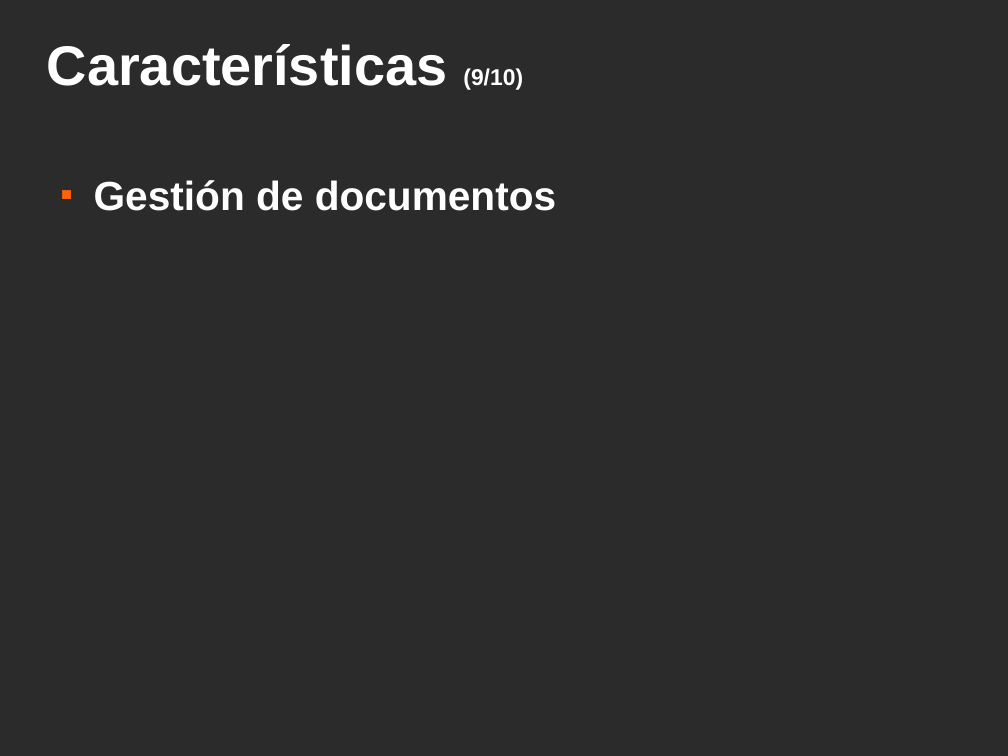
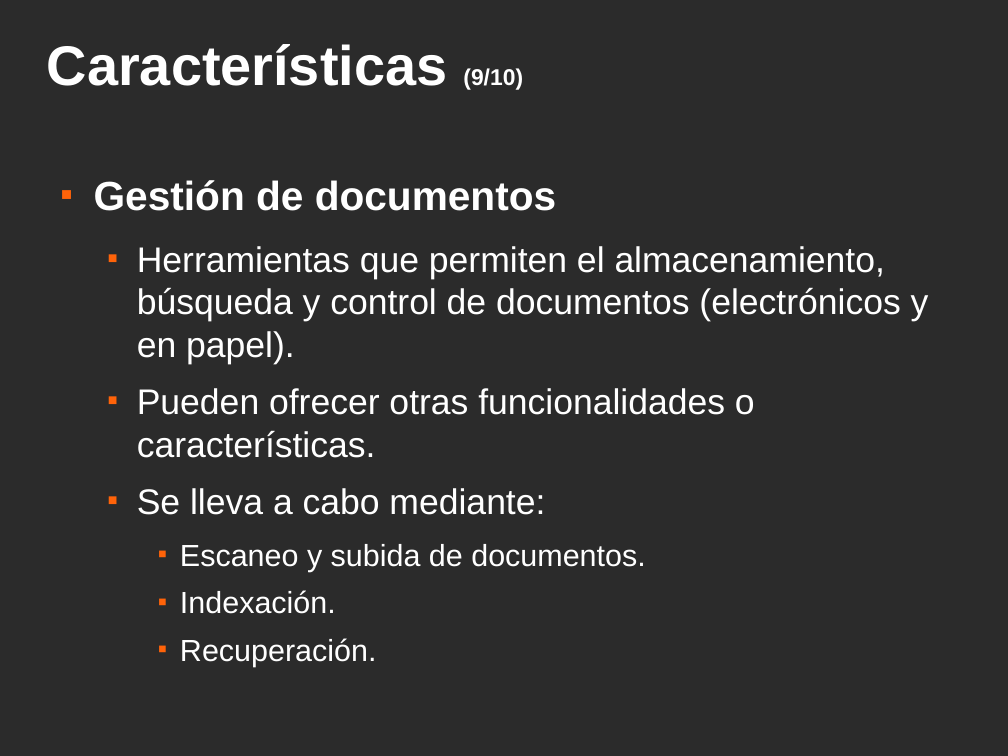
Before and after one commit to srug86/trabajos5oesi.sistcolab, a slide deck: slide 13 of slices/slices.odp. Drawn at 1008x756 pixels with LibreOffice and Linux fonts; fonts in the diff are those of the drawing; background and template pictures are left out; a plain dark background stands for a picture behind light text. Boxes give left, top, right and bottom in pixels: in the first picture for what was removed or moved away, otherwise in the second. Text is boxed around its words. In the diff, an @@ line names an element or a change of style, - is before the commit and + after.

```diff
--- a/slices/slices.odp
+++ b/slices/slices.odp
@@ text at (137, 246, 929, 667): paragraphs added @@
+  ■ Herramientas que permiten el almacenamiento, búsqueda y control de documentos (electrónicos y en papel).
+  ■ Pueden ofrecer otras funcionalidades o características.
+  ■ Se lleva a cabo mediante:
+    ■ Escaneo y subida de documentos.
+    ■ Indexación.
+    ■ Recuperación.
```
Also in this commit, not shown: 2 other slides changed.
